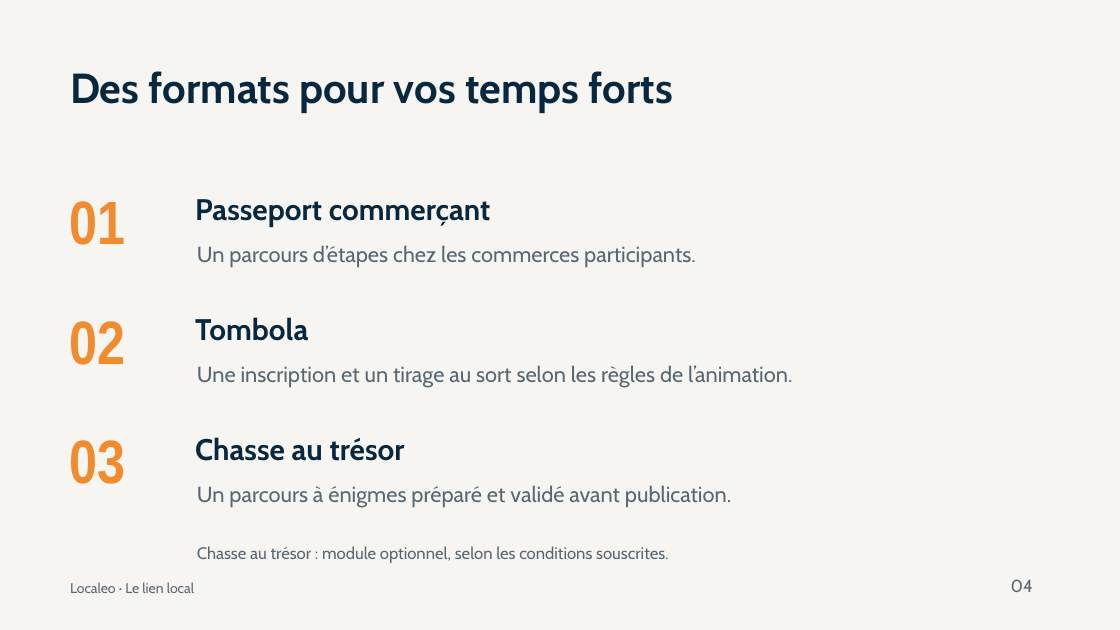
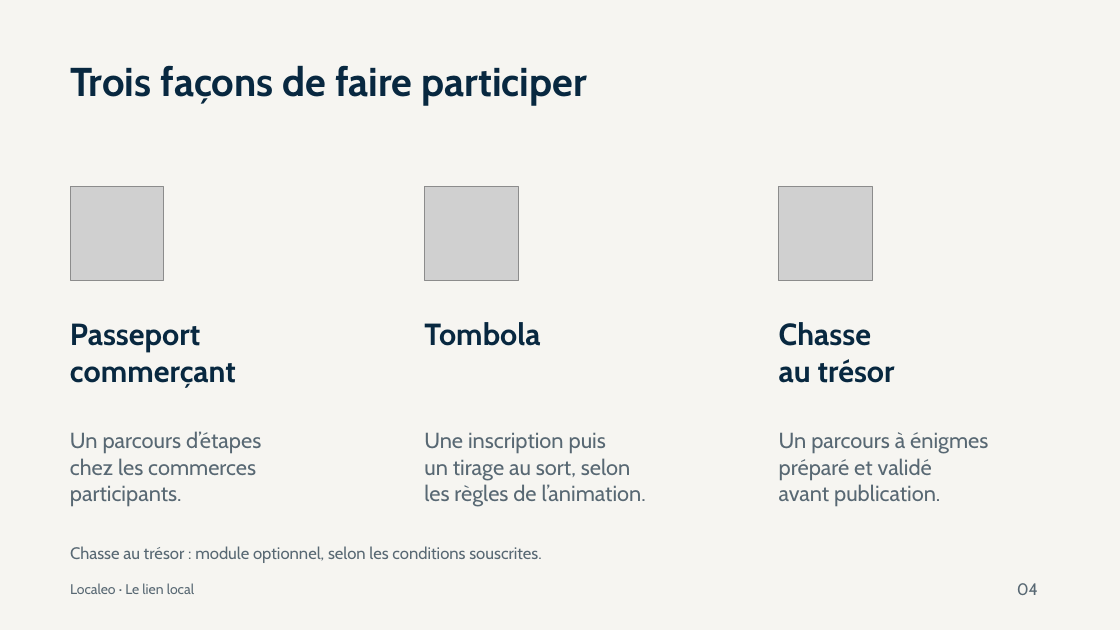
Before and after one commit to contactlocaleo/localeo-projet, a slide deck: slide 4 of livrables/communication/presentation-localeo-animation.pptx. Drawn at 1120x630 pixels with LibreOffice and Linux fonts; fonts in the diff are those of the drawing; grey boxes stand for pictures. Boxes give left, top, right and bottom in pixels: in the first picture for what was removed or moved away, otherwise in the second. Text is boxed around its words. In the diff, an @@ line names an element or a change of style, - is before the commit and + after.

```diff
--- a/livrables/communication/presentation-localeo-animation.pptx
+++ b/livrables/communication/presentation-localeo-animation.pptx
@@ text at <box>70,65,587,105</box>: text changed; size 36 to 34.5 pt @@
-Des formats pour vos temps forts
+Trois façons de faire participer
@@ text removed at <box>70,201,126,245</box> @@
-01
@@ picture added at <box>70,187,163,280</box> @@
@@ picture added at <box>424,187,518,280</box> @@
@@ picture added at <box>779,187,872,280</box> @@
@@ text at <box>70,323,236,388</box>: text changed; size 25.5 to 26.2 pt @@
-Passeport commerçant
+Passeport
+commerçant
@@ text removed at <box>70,321,126,365</box> @@
-02
@@ text "Tombola": place and size @@
-text "Tombola" at <box>195,317,308,341</box>
+text "Tombola" at <box>424,322,540,346</box>
@@ text "Tombola" at <box>424,322,540,346</box>: size 25.5 to 26.2 pt @@
@@ text at <box>779,322,895,383</box>: text changed; size 25.5 to 26.2 pt @@
-Chasse au trésor
+Chasse
+au trésor
@@ text at <box>70,431,261,507</box>: text changed @@
-Un parcours d’étapes chez les commerces participants.
+Un parcours d’étapes
+chez les commerces
+participants.
@@ text removed at <box>70,440,126,484</box> @@
-03
@@ text at <box>424,432,646,507</box>: text changed @@
-Une inscription et un tirage au sort selon les règles de l’animation.
+Une inscription puis
+un tirage au sort, selon
+les règles de l’animation.
@@ text at <box>779,432,988,507</box>: text changed @@
-Un parcours à énigmes préparé et validé avant publication.
+Un parcours à énigmes
+préparé et validé
+avant publication.
@@ text "Chasse au trésor : module ...": place and size @@
-text "Chasse au trésor : module ..." at <box>197,546,668,563</box>
+text "Chasse au trésor : module ..." at <box>70,546,541,563</box>
@@ text "04" at <box>1017,583,1038,595</box>: size 15 to 14.2 pt @@
```
Also in this commit, not shown: 11 other slides changed, 21 other files.
